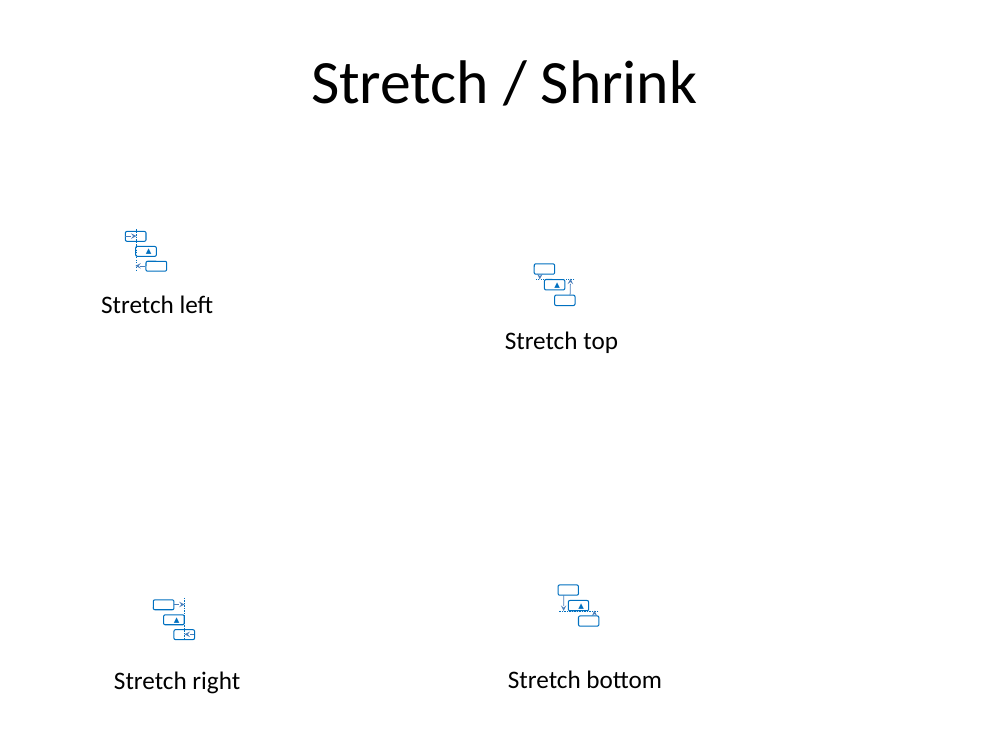
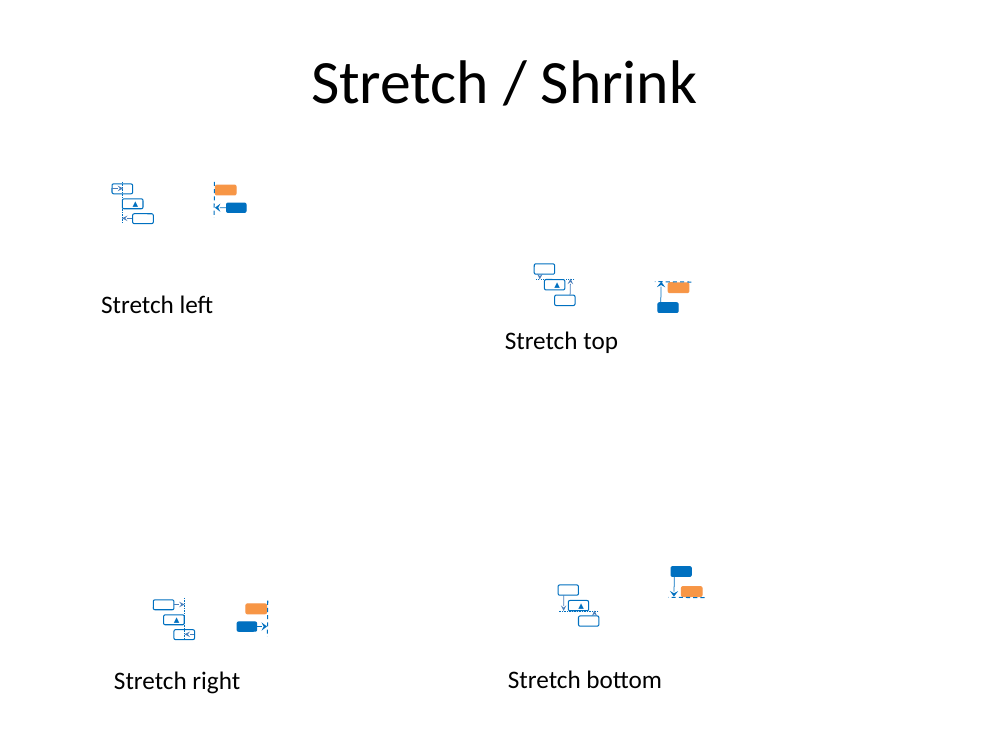
Before and after one commit to PowerPointLabs/PowerPointLabs, a slide deck: slide 2 of doc/Icons-ResizeLab.pptx. Drawn at 1008x756 pixels with LibreOffice and Linux fonts; fonts in the diff are those of the drawing. Boxes give left, top, right and bottom in pixels: in the first picture for what was removed or moved away, otherwise in the second. Text is boxed around its words. In the diff, an @@ line names an element or a change of style, - is before the commit and + after.

```diff
--- a/doc/Icons-ResizeLab.pptx
+++ b/doc/Icons-ResizeLab.pptx
@@ 1 arrow, 1 line, 1 rounded rectangle moved together from (x1=125, y1=230, x2=145, y2=271) to (x1=112, y1=182, x2=132, y2=224) @@
@@ 2 rounded rectangles, 1 line, 1 arrow moved together from (x1=135, y1=246, x2=166, y2=271) to (x1=122, y1=199, x2=153, y2=224) @@
@@ line added from (215, 181) to (214, 218), #0070C0 0.75 pt dashed @@
@@ arrow added from (227, 208) to (215, 208), #0070C0 0.55 pt @@
@@ rounded rectangle added at (x1=216, y1=185, x2=236, y2=196), fill #F79645, outline #F7974B 0.75 pt @@
@@ rounded rectangle added at (x1=227, y1=204, x2=246, y2=213), fill #0070C0, outline #0070C0 0.75 pt @@
@@ group added at (x1=655, y1=281, x2=691, y2=312): 2 rounded rectangles, 1 line, 1 arrow @@
@@ group added at (x1=668, y1=566, x2=705, y2=598): 2 rounded rectangles, 1 line, 1 arrow @@
@@ group added at (x1=237, y1=601, x2=268, y2=637): 2 rounded rectangles, 1 line, 1 arrow @@
```
Also in this commit, not shown: 4 other slides changed, 14 other files.
